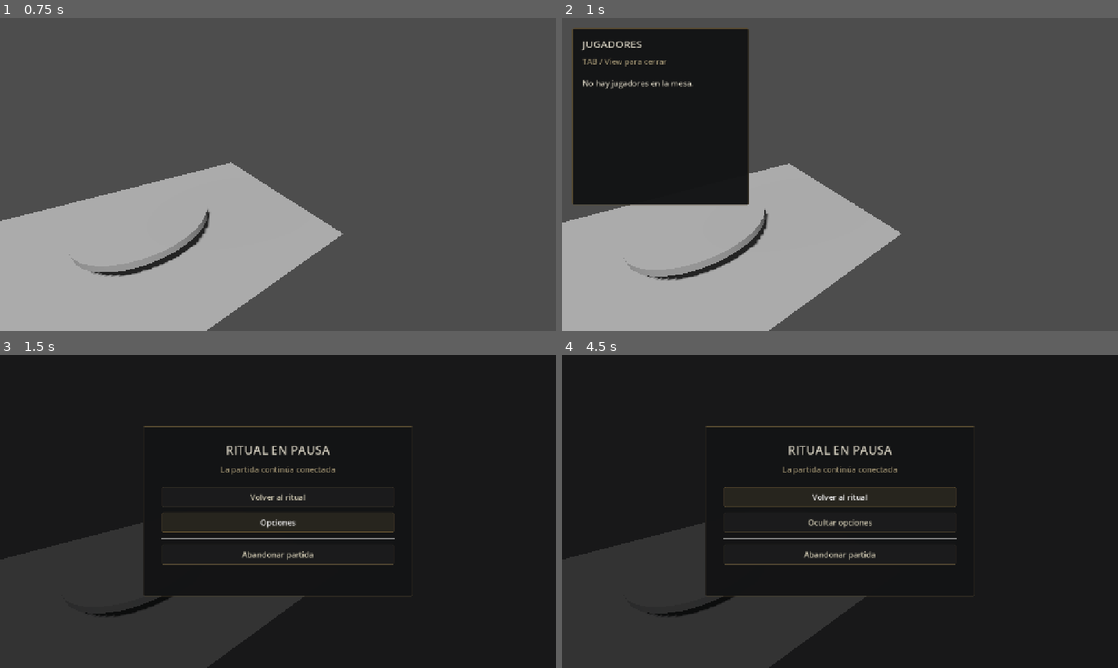
Above: before the commit, frames 1-4 (two rows, left to right).
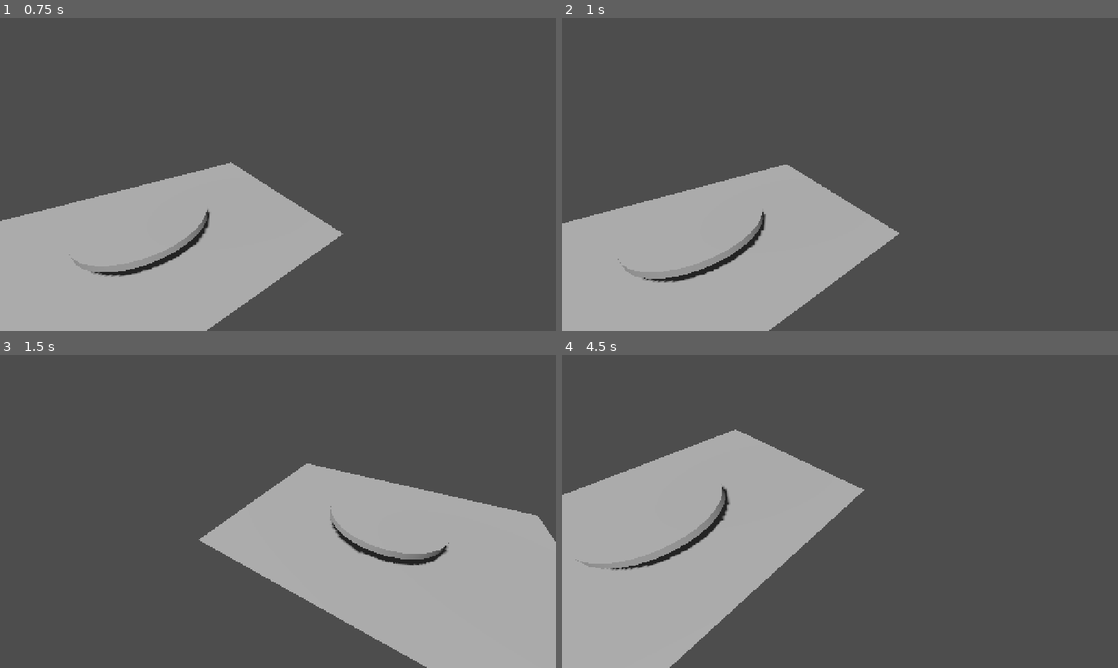
Above: after the commit, the same moments.

Repository: morfranja-coder/Gods-And-Liars
Game: Godot game, scene res://scenes/table/table.tscn
Same seed, same stepped clock (60 frames per second), same inputs: the game is played once before the commit and once after it. This scene is started directly instead of the project's main scene.
Inputs (mouse positions are in pixels of both pictures, inside the frame that each line leads up to):
- Up to frame 1 (0.75 s): tap Enter (menu_confirm) at 0.5 s; move the mouse to (400, 158) at 0.52 s; tap T (chat_open) at 0.6 s; click (400, 158) at 0.67 s
- Up to frame 2 (1 s): tap Space at 0.77 s; tap Tab (player_list) at 0.8 s
- Up to frame 3 (1.5 s): move the mouse to (166, 527) at 1.27 s; hold Escape (menu_back) from 1.28 s (still down); tap Tab (player_list) at 1.35 s
- Up to frame 4 (4.5 s): tap Space at 1.52, 3.77 s; tap T (chat_open) at 1.55, 2.85, 3.8 s; release Escape (menu_back) at 2 s; click (840, 423) at 2 s, where only the run before the commit has a clickable "Volver al ritual"; tap Enter (menu_confirm) at 2.75, 3.5 s; move the mouse to (895, 442) at 2.77 s; tap Tab (player_list) at 3.05 s; move the mouse to (812, 574) at 3.52 s; tap 1 (emote_1) at 3.6 s; click (812, 574) at 3.67 s; move the mouse to (1006, 558) at 4.27 s; hold Escape (menu_back) from 4.28 s (still down); tap 2 (emote_2) at 4.35 s

Frame 1 is identical in both runs. In frame 2, 18% of the frame differs, in the area x 0-61%, y 3-97%; in frame 3, 100%, in the area x 0-100%, y 0-100%; in frame 4, 99%.
Error after the commit: Invalid access to property or key 'open_state_changed' on a base object of type 'null instance'. (res://scenes/table/table.gd:40)

Commit message:
Wire chat input into table controls

Diff:
--- a/scenes/table/table.gd
+++ b/scenes/table/table.gd
@@ -4,6 +4,7 @@
 signal target_focused(peer_id: int)
 signal target_cleared
 signal local_emote_requested(index: int)
+signal local_chat_message_requested(text: String)
 
 const PLAYER_AVATAR_SCENE := preload("res://scenes/player/player_avatar.tscn")
 const SELECTION_MASK := 2
@@ -17,6 +18,7 @@
 @onready var world_environment: WorldEnvironment = $WorldEnvironment
 @onready var player_list_ui: PlayerListUI = $PlayerListUI
 @onready var emote_wheel_ui: EmoteWheelUI = $EmoteWheelUI
+@onready var chat_ui: ChatUI = $ChatUI
 @onready var pause_ui: CanvasLayer = $PauseUI
 @onready var leave_confirm_dialog: ConfirmationDialog = %LeaveConfirmDialog
 
@@ -35,6 +37,8 @@
 	player_list_ui.open_state_changed.connect(_on_player_list_open_state_changed)
 	emote_wheel_ui.open_state_changed.connect(_on_emote_wheel_open_state_changed)
 	emote_wheel_ui.emote_requested.connect(_on_emote_requested)
+	chat_ui.open_state_changed.connect(_on_chat_open_state_changed)
+	chat_ui.message_submitted.connect(_on_chat_message_submitted)
 	pause_ui.leave_pressed.connect(_on_leave_match_pressed)
 	leave_confirm_dialog.confirmed.connect(_on_leave_confirmed)
 	_refresh_roster()
@@ -42,22 +46,30 @@
 		MatchAuthority.call_deferred("begin_role_reveal")
 
 func _physics_process(_delta: float) -> void:
-	if pause_ui.is_open or player_list_ui.is_open or emote_wheel_ui.is_open:
+	if _gameplay_input_blocked():
 		_clear_focused_target()
 		return
 	_update_center_target()
 
 func _unhandled_input(event: InputEvent) -> void:
+	if chat_ui.is_open:
+		if chat_ui.handle_input(event):
+			_update_camera_input_state()
+			get_viewport().set_input_as_handled()
+		return
 	if event.is_action_pressed(InputBindings.ACTION_PAUSE):
-		if player_list_ui.is_open:
-			player_list_ui.close()
-		if emote_wheel_ui.is_open:
-			emote_wheel_ui.close()
+		_close_social_overlays()
 		pause_ui.toggle()
 		_update_camera_input_state()
 		get_viewport().set_input_as_handled()
 		return
 	if pause_ui.is_open:
+		return
+	if event.is_action_pressed(InputBindings.ACTION_CHAT):
+		_close_social_overlays()
+		chat_ui.open_for_typing(event is InputEventJoypadButton)
+		_update_camera_input_state()
+		get_viewport().set_input_as_handled()
 		return
 	if emote_wheel_ui.handle_input(event):
 		_update_camera_input_state()
@@ -96,13 +108,33 @@
 func _on_emote_wheel_open_state_changed(_is_open: bool) -> void:
 	_update_camera_input_state()
 
+func _on_chat_open_state_changed(_is_open: bool) -> void:
+	_update_camera_input_state()
+
 func _on_emote_requested(index: int) -> void:
 	local_emote_requested.emit(index)
 
+func _on_chat_message_submitted(text: String) -> void:
+	local_chat_message_requested.emit(text)
+
+func _close_social_overlays() -> void:
+	if player_list_ui.is_open:
+		player_list_ui.close()
+	if emote_wheel_ui.is_open:
+		emote_wheel_ui.close()
+	if chat_ui.is_open:
+		chat_ui.close()
+
+func _gameplay_input_blocked() -> bool:
+	return (
+		pause_ui.is_open
+		or player_list_ui.is_open
+		or emote_wheel_ui.is_open
+		or chat_ui.is_open
+	)
+
 func _update_camera_input_state() -> void:
-	table_camera.set_look_enabled(
-		not pause_ui.is_open and not player_list_ui.is_open and not emote_wheel_ui.is_open
-	)
+	table_camera.set_look_enabled(not _gameplay_input_blocked())
 
 func _on_leave_match_pressed() -> void:
 	if MatchLeaveManager.leave_pending:
